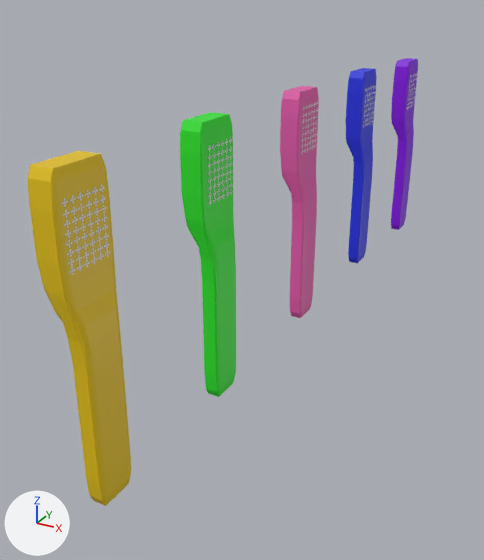
Renders of the Blender file BlenderModels/Motel/Props/Toothbrush.blend from each side of a commit.
Rendered twice from a 50 mm camera at (0.341, -0.795, 0.428) aimed at (-0.056, -0.074, 0.067). The axes (+X, +Y, +Z) are drawn at lower left. The lights are the same throughout. The picture after the commit comes second.

Names of what the first picture shows: 'ToothbrushBlue', 'ToothbrushGreen', 'ToothbrushPink', 'ToothbrushPurple', 'ToothbrushYellow'.
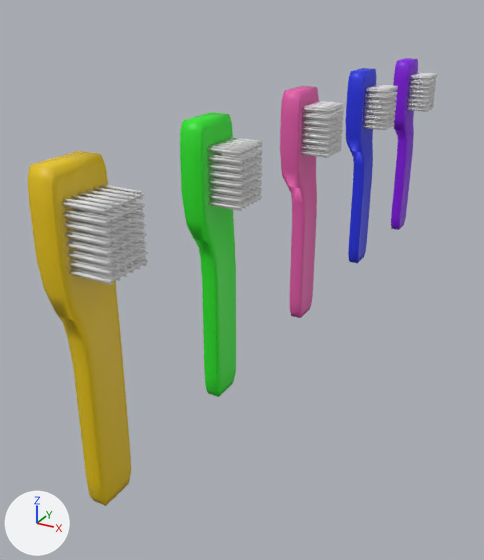
Changed parts and their boxes [x1, y1, x2, y2] in the pictures (484 x 560 px):
'ToothbrushYellow', reshaped (16% wider)
    before: [28, 151, 131, 506]
    after: [28, 151, 148, 506]
'ToothbrushGreen', reshaped (47% wider)
    before: [180, 112, 236, 397]
    after: [180, 112, 263, 397]
'ToothbrushPink', reshaped (62% wider)
    before: [280, 86, 319, 318]
    after: [280, 86, 344, 318]
'ToothbrushBlue', reshaped (64% wider)
    before: [345, 68, 377, 263]
    after: [345, 68, 398, 263]
'ToothbrushPurple', reshaped (68% wider)
    before: [391, 58, 418, 230]
    after: [391, 58, 437, 230]
part 1 of me_cube_003, added
    after: [62, 184, 148, 285]
part 2 of me_cube_003, shading changed
    both: [30, 151, 130, 506]
part 3 of me_cube_005, added
    after: [407, 72, 437, 112]
part 4 of me_cube_005, shading changed
    both: [391, 58, 418, 230]
part 5 of me_cube_006, added
    after: [363, 84, 398, 130]
part 6 of me_cube_006, shading changed
    both: [345, 69, 375, 263]
part 7 of me_cube_011, added
    after: [301, 101, 344, 158]
part 8 of me_cube_011, shading changed
    both: [282, 86, 319, 318]
part 9 of me_cube_012, added
    after: [208, 137, 263, 211]
part 10 of me_cube_012, shading changed
    both: [181, 112, 234, 397]

Patch to the scene script:
```diff
--- a/BlenderModels/Motel/Props/Toothbrush.blend.py
+++ b/BlenderModels/Motel/Props/Toothbrush.blend.py
@@ me_cube_003 @@
 # used by ob_toothbrushyellow; location = (0.0, 0.0, 0.0)
-me_cube_003.from_pydata(...)  # 7808 vertices, 366 faces; spans x -0.025..0.009, y -0.456..-0.393, z 0.0..0.309
+me_cube_003.from_pydata(...)  # 15488 vertices, 8286 faces; spans x -0.025..0.04, y -0.456..-0.393, z 0.0..0.309
+# me_cube_003 part 1: 7680 vertices added at x 0.04, y -0.449..-0.4, z 0.226..0.287
+# me_cube_003 part 2: 366 kept faces spanning x -0.025..0.009, y -0.456..-0.393, z 0.0..0.309 are now shaded smooth
 me_cube_003.materials.append(mat_material_006)
@@ me_cube_005 @@
 # used by ob_toothbrushpurple; location = (0.0, 0.0, 0.0)
-me_cube_005.from_pydata(...)  # 7808 vertices, 366 faces; spans x -0.016..0.019, y 0.405..0.468, z -0.002..0.308
+me_cube_005.from_pydata(...)  # 15488 vertices, 8286 faces; spans x -0.016..0.047, y 0.405..0.468, z -0.002..0.308
+# me_cube_005 part 3: 7680 vertices added at x 0.047, y 0.413..0.461, z 0.224..0.285
+# me_cube_005 part 4: 366 kept faces spanning x -0.016..0.019, y 0.405..0.468, z -0.002..0.308 are now shaded smooth
 me_cube_005.materials.append(mat_material_008)
@@ me_cube_006 @@
 # used by ob_toothbrushblue; location = (0.0, 0.0, 0.0)
-me_cube_006.from_pydata(...)  # 7808 vertices, 366 faces; spans x -0.025..0.009, y 0.2..0.263, z 0.0..0.309
+me_cube_006.from_pydata(...)  # 15488 vertices, 8286 faces; spans x -0.025..0.037, y 0.2..0.263, z 0.0..0.309
+# me_cube_006 part 5: 7680 vertices added at x 0.037, y 0.207..0.256, z 0.226..0.287
+# me_cube_006 part 6: 366 kept faces spanning x -0.025..0.009, y 0.2..0.263, z 0.0..0.309 are now shaded smooth
 me_cube_006.materials.append(mat_material_002)
@@ me_cube_011 @@
 # used by ob_toothbrushpink; location = (0.0, 0.0, 0.0)
-me_cube_011.from_pydata(...)  # 7978 vertices, 366 faces; spans x -0.025..0.009, y -0.032..0.031, z 0.0..0.309
+me_cube_011.from_pydata(...)  # 15658 vertices, 8286 faces; spans x -0.025..0.038, y -0.032..0.031, z 0.0..0.309
+# me_cube_011 part 7: 7680 vertices added at x 0.038, y -0.024..0.024, z 0.232..0.293
+# me_cube_011 part 8: 366 kept faces spanning x -0.025..0.009, y -0.032..0.031, z 0.0..0.309 are now shaded smooth
 me_cube_011.materials.append(mat_material_015)
@@ me_cube_012 @@
 # used by ob_toothbrushgreen; location = (0.0, 0.0, 0.0)
-me_cube_012.from_pydata(...)  # 7810 vertices, 366 faces; spans x -0.025..0.009, y -0.257..-0.194, z 0.0..0.309
+me_cube_012.from_pydata(...)  # 15490 vertices, 8286 faces; spans x -0.025..0.037, y -0.257..-0.194, z 0.0..0.309
+# me_cube_012 part 9: 7680 vertices added at x 0.037, y -0.247..-0.199, z 0.226..0.287
+# me_cube_012 part 10: 366 kept faces spanning x -0.025..0.009, y -0.257..-0.194, z 0.0..0.309 are now shaded smooth
 me_cube_012.materials.append(mat_material_017)
```
